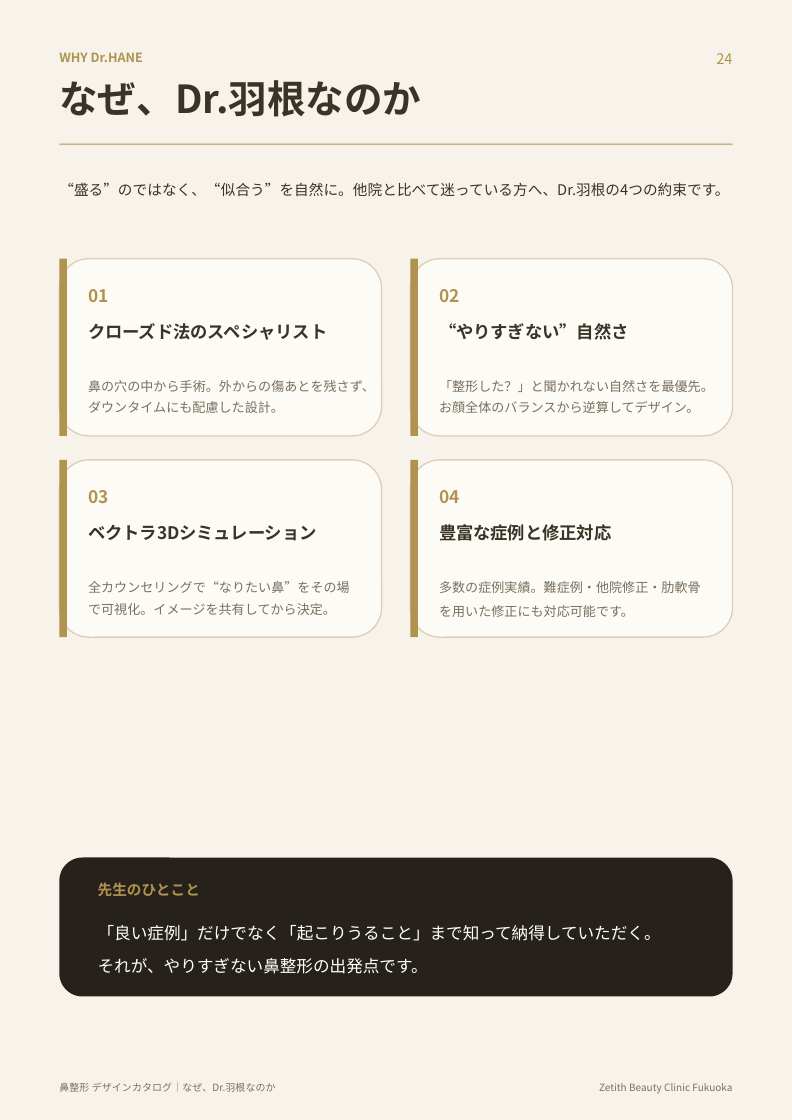
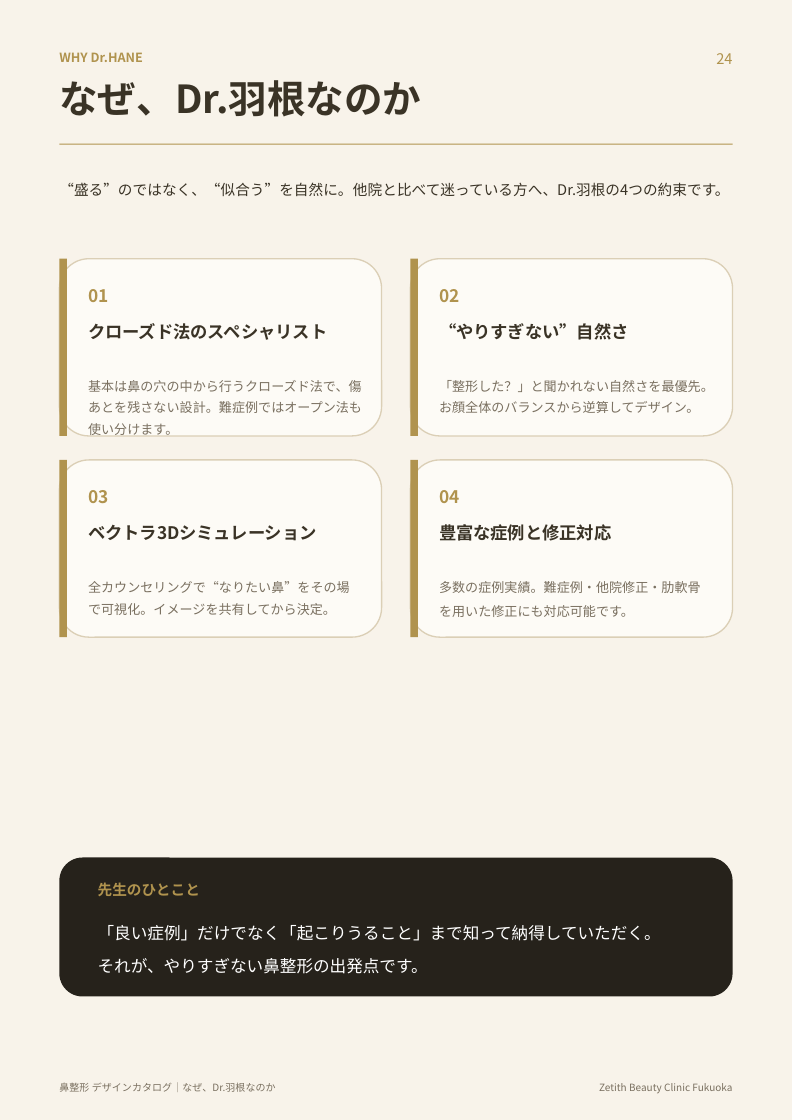
Before and after one commit to hidekkobonba/nosejob, a slide deck: slide 25 of 鼻整形_デザインカタログ.pptx. Drawn at 792x1120 pixels with LibreOffice and Linux fonts; fonts in the diff are those of the drawing. Boxes give left, top, right and bottom in pixels: in the first picture for what was removed or moved away, otherwise in the second. Text is boxed around its words. In the diff, an @@ line names an element or a change of style, - is before the commit and + after.

```diff
--- a/鼻整形_デザインカタログ.pptx
+++ b/鼻整形_デザインカタログ.pptx
@@ text at (88,380,362,437): text changed @@
-鼻の穴の中から手術。外からの傷あとを残さず、ダウンタイムにも配慮した設計。
+基本は鼻の穴の中から行うクローズド法で、傷あとを残さない設計。難症例ではオープン法も使い分けます。
```
Also in this commit, not shown: 26 other slides changed.
